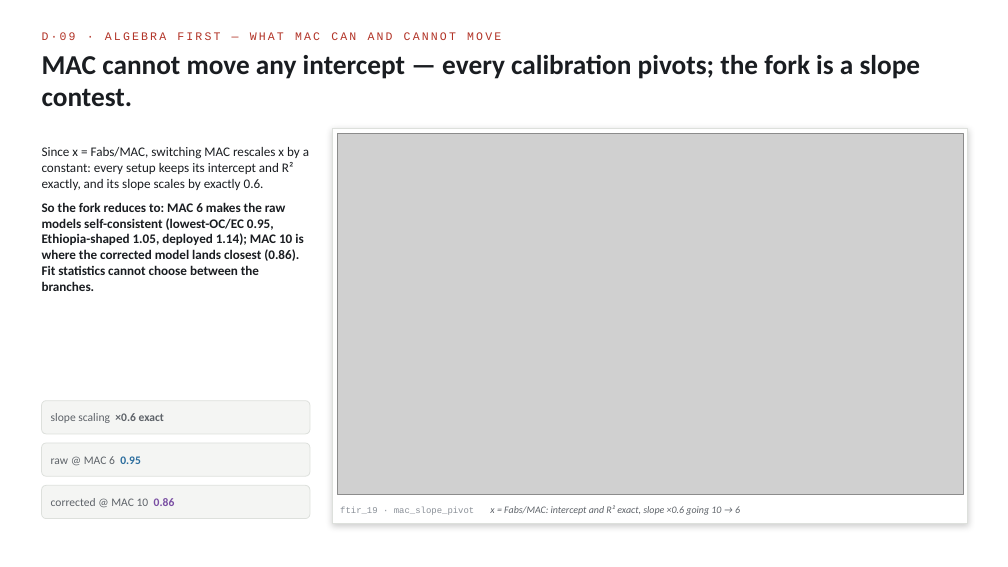
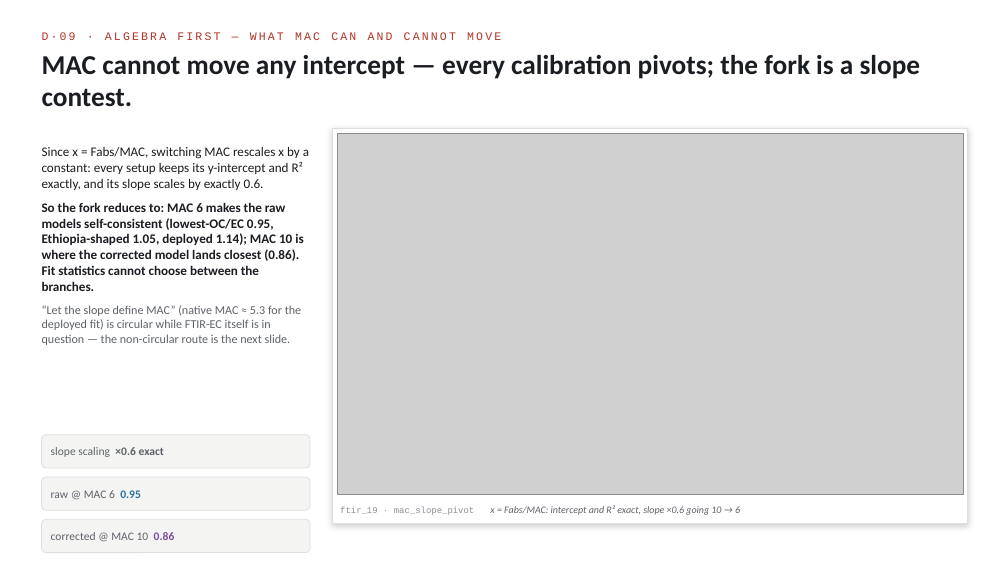
Before and after one commit to ahzs645/aethmodular, a slide deck: slide 12 of research/ftir_ec_phase3/deliverables/satoshi_deck_2026-08-13.pptx (slide 11 before the commit). Drawn at 1008x567 pixels with LibreOffice and Linux fonts; fonts in the diff are those of the drawing; grey boxes stand for pictures. Boxes give left, top, right and bottom in pixels: in the first picture for what was removed or moved away, otherwise in the second. Text is boxed around its words. In the diff, an @@ line names an element or a change of style, - is before the commit and + after.

```diff
--- a/research/ftir_ec_phase3/deliverables/satoshi_deck_2026-08-13.pptx
+++ b/research/ftir_ec_phase3/deliverables/satoshi_deck_2026-08-13.pptx
@@ text at <box>42,147,309,190</box>: text changed @@
-Since x = Fabs/MAC, switching MAC rescales x by a constant: every setup keeps its intercept and R² exactly, and its slope scales by exactly 0.6.
+Since x = Fabs/MAC, switching MAC rescales x by a constant: every setup keeps its y-intercept and R² exactly, and its slope scales by exactly 0.6.
@@ text at <box>42,305,301,345</box>: paragraph added @@
+“Let the slope define MAC” (native MAC ≈ 5.3 for the deployed fit) is circular while FTIR-EC itself is in question — the non-circular route is the next slide.
@@ 3 texts, 3 rounded rectangles: place and size @@
-3 texts, 3 rounded rectangles at <box>42,401,310,519</box>
+3 texts, 3 rounded rectangles at <box>42,435,310,553</box>
```
Also in this commit, not shown: 14 other slides changed, 2 slides added, 1 slide removed, 1 other file.
